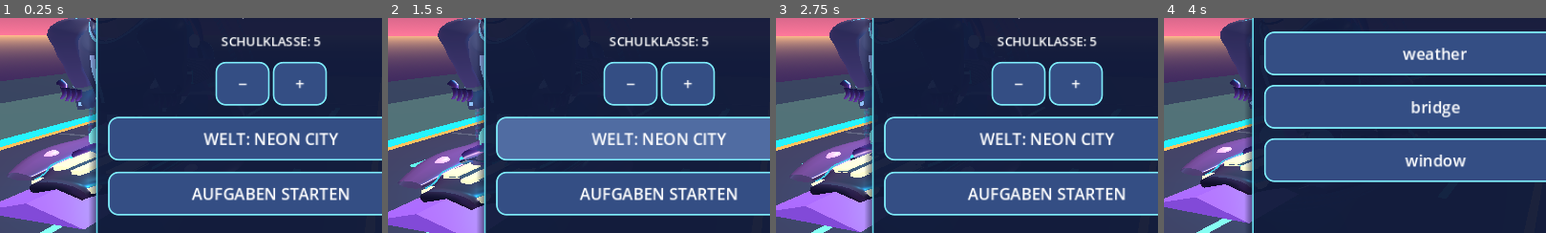
Above: before the commit, frames 1-4 (left to right).
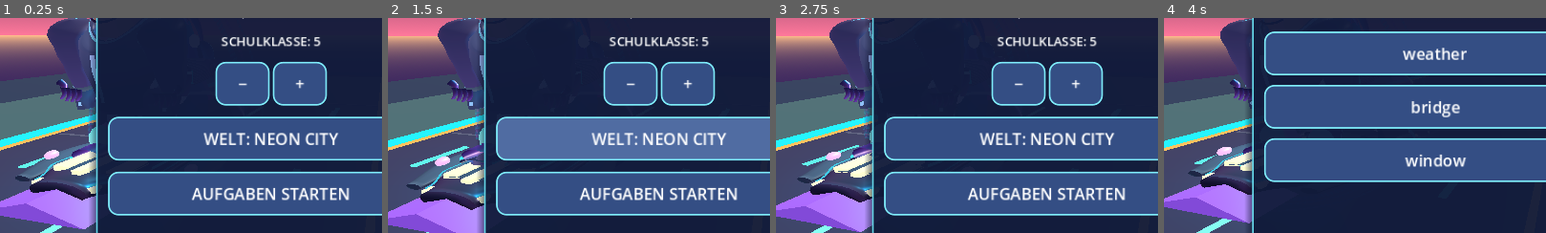
Above: after the commit, the same moments.

Repository: mtothek0703/learnquest-unity-web
Game: Godot game, scene res://main.tscn
The game is run twice, just before and just after one commit, with the same random seed, the same clock (stepped at 60 frames per second) and the same inputs.
Inputs (mouse positions are % of the whole screen's width and height, from its top left):
- Up to frame 1 (0.25 s): no input
- Up to frame 2 (1.5 s): move the mouse to (72, 45) at 0.52 s; hold Right 0.53-1.25 s; hold Q 0.53-1.25 s; click (72, 45) at 0.67 s; tap Space at 0.77, 1.07 s; drag from (30, 55) to (45, 70) at 1.27 s
- Up to frame 3 (2.75 s): move the mouse to (60, 28) at 2.02 s; hold Right from 2.03 s (still down); hold R from 2.03 s (still down)
- Up to frame 4 (4 s): release Right at 2.75 s; release R at 2.75 s; drag from (45, 70) to (20, 35) at 2.77 s; move the mouse to (80, 65) at 3.52 s; hold Left from 3.53 s (still down); hold E from 3.53 s (still down); tap Space at 3.77 s
The pictures show only the part of the screen within x 14-64%, y 32-82%; the shares and areas given below are measured in that part.

The runs differ from the first frame. In frame 1, 1.6% of the frame differs, in the area x 2-24%, y 54-76%; in frame 2, 1.5%; in frame 3, 1.5%; in frame 4, 1.3%.

Commit message:
feat(godot): sculpt compact closed hoverboard stabilizers with satin materials and tests

Diff:
--- a/godot/hoverboard_sculpted_hull.gd
+++ b/godot/hoverboard_sculpted_hull.gd
@@ -14,6 +14,7 @@
 var thruster_cores: Array[MeshInstance3D] = []
 var core_material: StandardMaterial3D
 var rail_material: StandardMaterial3D
+var wing_material: StandardMaterial3D
 # Separate materials for existing port/starboard meshes make carve direction
 # visible from the chase camera; no additional geometry or collision bodies.
 var rail_materials: Array[StandardMaterial3D] = []
@@ -31,6 +32,13 @@
     grip_material.metallic = 0.22
     grip_material.roughness = 0.75
     grip_material.cull_mode = BaseMaterial3D.CULL_DISABLED
+    # Closed side stabilizers are satin composite, not oversized glossy fins.
+    wing_material = StandardMaterial3D.new()
+    wing_material.albedo_color = Color.WHITE
+    wing_material.vertex_color_use_as_albedo = true
+    wing_material.metallic = 0.34
+    wing_material.roughness = 0.61
+    wing_material.cull_mode = BaseMaterial3D.CULL_DISABLED
     rail_material = StandardMaterial3D.new()
     rail_material.albedo_color = Color("#42cce8")
     rail_material.emission_enabled = true
@@ -55,7 +63,7 @@
             _make_rail(side), side_rail_material)
         rails.append(rail)
         swept_wings.append(_attach("PortSculptedAeroWing" if side < 0.0 else "StarboardSculptedAeroWing",
-            _make_wing(side), shell_material))
+            _make_wing(side), wing_material))
         thruster_housings.append(_attach("PortSculptedTurbine" if side < 0.0 else "StarboardSculptedTurbine",
             _make_thruster_housing(side), shell_material))
         thruster_cores.append(_attach("PortExhaustHalo" if side < 0.0 else "StarboardExhaustHalo",
@@ -220,17 +228,17 @@
     return tool.commit()
 
 func _wing_point(side: float, t: float, angle: float) -> Vector3:
-    # Sculpted swept aerofoil, not a rotated primitive prism. Broad shoulders
-    # near the middle and a curled rear edge are visible from the chase camera.
-    var swell := sin(PI * t)
+    # V124 compact, swept stabilizer integrated into the board silhouette.
+    # Keep the existing animated board root, physics and touch controls.
+    var swell := pow(maxf(0.0, sin(PI * t)), 1.15)
     var z := lerpf(-1.05, 0.97, t)
-    var inner := 0.69 + 0.07 * swell
-    var outer := 1.08 + 0.39 * swell + 0.10 * t
+    var inner := 0.72 + 0.06 * swell
+    var outer := 0.95 + 0.29 * swell + 0.04 * t
     var center := (inner + outer) * 0.5
     var radius := (outer - inner) * 0.5
-    var curl := 0.12 * smoothstep(0.70, 1.0, t)
+    var curl := 0.065 * smoothstep(0.70, 1.0, t)
     return Vector3(side * (center + radius * cos(angle)),
-        0.315 + curl + (0.045 + 0.035 * swell) * sin(angle), z)
+        0.295 + curl + (0.035 + 0.022 * swell) * sin(angle), z)
 
 func _make_wing(side: float) -> ArrayMesh:
     var tool := SurfaceTool.new()
@@ -245,8 +253,21 @@
                 Vector2(a, u), Vector2(b, v), Vector2(a, v)]:
                 var point := _wing_point(side, sample.x, sample.y)
                 var highlight := maxf(0.0, sin(sample.y))
-                tool.set_color(Color("#283456").lerp(Color("#9b63c9"),
-                    0.26 + 0.48 * highlight + 0.12 * sin(PI * sample.x)))
+                tool.set_color(Color("#152640").lerp(Color("#56718a"),
+                    0.18 + 0.35 * highlight + 0.07 * sin(PI * sample.x)))
+                tool.add_vertex(point)
+    # Both aerofoil ends now have real 3D caps, avoiding open tubular wings.
+    for end in [0.0, 1.0]:
+        var outer_point := _wing_point(side, end, 0.0)
+        var inner_point := _wing_point(side, end, PI)
+        var cap_center := (outer_point + inner_point) * 0.5
+        for j in range(12):
+            var u := TAU * float(j) / 12.0
+            var v := TAU * float(j + 1) / 12.0
+            for point in [cap_center,
+                _wing_point(side, end, v if end == 0.0 else u),
+                _wing_point(side, end, u if end == 0.0 else v)]:
+                tool.set_color(Color("#20334e"))
                 tool.add_vertex(point)
     tool.generate_normals()
     return tool.commit()
--- a/godot/hoverboard_sculpted_hull_test.gd
+++ b/godot/hoverboard_sculpted_hull_test.gd
@@ -67,9 +67,27 @@
     for side in [-1.0, 1.0]:
         var inner: Vector3 = sculpt.call("_wing_point", side, 0.52, PI)
         var outer: Vector3 = sculpt.call("_wing_point", side, 0.52, 0.0)
-        if absf(outer.x - inner.x) < 0.5 or absf(outer.x) < 1.35:
-            _fail("swept wing does not provide a distinct wider 3D silhouette")
+        if absf(outer.x - inner.x) < 0.42 or absf(outer.x) < 1.17 or absf(outer.x) > 1.34:
+            _fail("compact stabilizer must be substantial but not an oversized side wing")
             return
+        var wing := sculpt.get_node_or_null(
+            "PortSculptedAeroWing" if side < 0.0 else "StarboardSculptedAeroWing") as MeshInstance3D
+        var wing_arrays: Array = wing.mesh.surface_get_arrays(0)
+        var wing_vertices: PackedVector3Array = wing_arrays[Mesh.ARRAY_VERTEX]
+        var wing_colors: PackedColorArray = wing_arrays[Mesh.ARRAY_COLOR]
+        if wing_vertices.size() < 1800 or wing_colors.size() != wing_vertices.size():
+            _fail("side stabilizers need closed end caps and shaded color data")
+            return
+        var satin := wing.material_override as StandardMaterial3D
+        if satin == null or satin.roughness < 0.55 or satin.metallic > 0.40:
+            _fail("side stabilizers must use satin composite, not glossy purple")
+            return
+        for t in [0.15, 0.5, 0.85]:
+            var mirrored: Vector3 = sculpt.call("_wing_point", -side, t, 0.0)
+            var sample: Vector3 = sculpt.call("_wing_point", side, t, 0.0)
+            if absf(mirrored.x + sample.x) > 0.001 or absf(mirrored.y - sample.y) > 0.001:
+                _fail("integrated stabilizers lost their mirrored 3D sweep")
+                return
     # V124: two closed, curved, symmetric propulsion housings and emissive
     # exhaust toruses, attached to the existing hoverboard (not touch/collision).
     var port_engine := sculpt.get_node_or_null("PortSculptedTurbine") as MeshInstance3D
Not shown, changed: LEARNQUEST_SPRINTS.md
